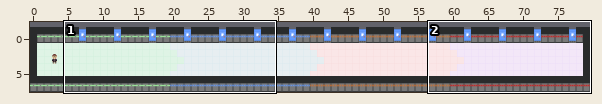
Two states of a Tiled map, Undetected/core/assets/levels/levelselect2 backup.tmx. Above: a wide view before the commit, with the close-up outlined.
Close-up. Before the edit:
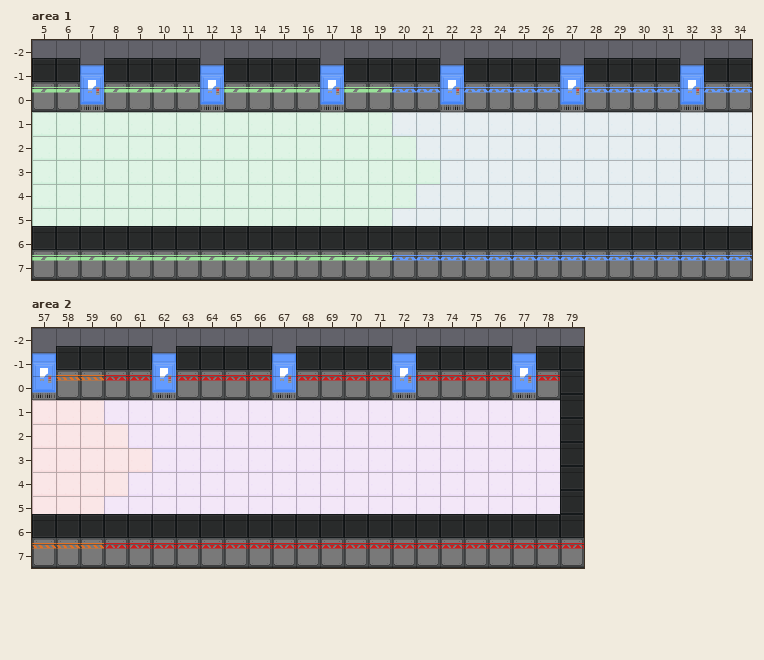
Cells are 32x32 px. Shown: area 1 x 5..34, y -2..7; area 2 x 57..79, y -2..7. The commit also changed other parts of the map, which this record leaves out.
New version:
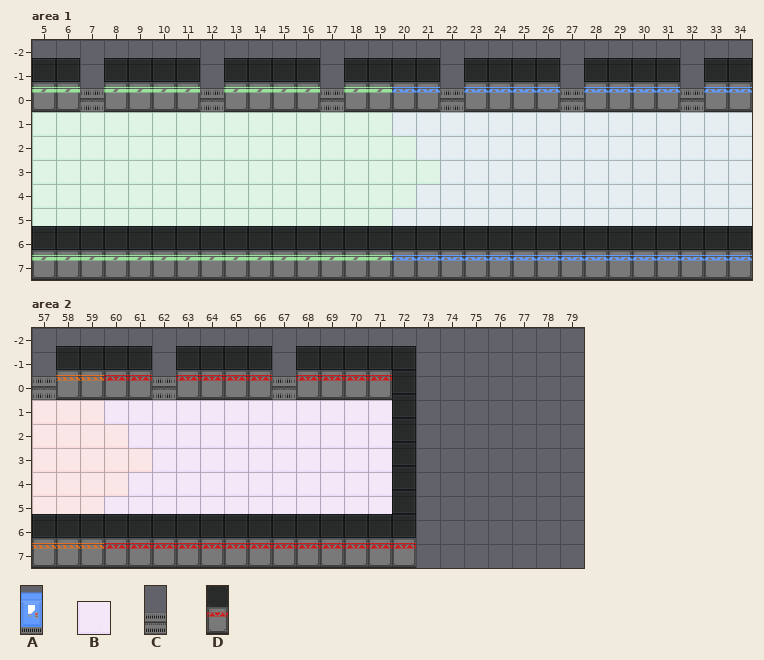
Key: from "DoorClosed": A 0; from "FloorTile": B 3; from "doors": C 207; from "walls": D 3.
_ is an empty cell.
Objects are placed by their top-left corner, in cells (3,4 is the top-left corner of cell 3,4); size is 1x1 cell unless given.
Tiles replaced or removed in this view: B.
Diff:
Changed rows in their new state; . is an unchanged cell.
Layer "Object Layer 1", area 1:
changed: A "door" at 7,-1.2 size 1x2.2 -> C "door" at 7,-1.2 size 1x2.2
changed: A "door" at 12,-1.2 size 1x2.2 -> C "door" at 12,-1.2 size 1x2.2
changed: A "door" at 17,-1.2 size 1x2.2 -> C "door" at 17,-1.2 size 1x2.2
changed: A "door" at 22,-1.2 size 1x2.2 -> C "door" at 22,-1.2 size 1x2.2
changed: A "door" at 27,-1.2 size 1x2.2 -> C "door" at 27,-1.2 size 1x2.2
changed: A "door" at 32,-1.2 size 1x2.2 -> C "door" at 32,-1.2 size 1x2.2
Layer "Tile Layer 1", area 2:
first column x 73:
 0 _______
 1 _______
 2 _______
 3 _______
 4 _______
 5 _______
 6 _______
 7 _______
Layer "Object Layer 1", area 2:
changed: A "door" at 57,-1.2 size 1x2.2 -> C "door" at 57,-1.2 size 1x2.2
changed: A "door" at 62,-1.2 size 1x2.2 -> C "door" at 62,-1.2 size 1x2.2
changed: A "door" at 67,-1.2 size 1x2.2 -> C "door" at 67,-1.2 size 1x2.2
changed: D "horizontal" at 79,-1.2 size 1x2.2 -> D "horizontal" at 72,-1.2 size 1x2.2
changed: D "horizontal" at 79,-0.2 size 1x2.2 -> D "horizontal" at 72,-0.2 size 1x2.2
changed: D "horizontal" at 79,0.8 size 1x2.2 -> D "horizontal" at 72,0.8 size 1x2.2
changed: D "horizontal" at 79,1.8 size 1x2.2 -> D "horizontal" at 72,1.8 size 1x2.2
changed: D "horizontal" at 79,2.8 size 1x2.2 -> D "horizontal" at 72,2.8 size 1x2.2
changed: D "horizontal" at 79,3.8 size 1x2.2 -> D "horizontal" at 72,3.8 size 1x2.2
changed: D "horizontal" at 79,4.8 size 1x2.2 -> D "horizontal" at 72,4.8 size 1x2.2
removed: A "door" at 72,-1.2 size 1x2.2
removed: A "door" at 77,-1.2 size 1x2.2
removed: D "horizontal" at 73,-1.2 size 1x2.2
removed: D "horizontal" at 74,-1.2 size 1x2.2
removed: D "horizontal" at 75,-1.2 size 1x2.2
removed: D "horizontal" at 76,-1.2 size 1x2.2
removed: D "horizontal" at 78,-1.2 size 1x2.2
removed: D "horizontal" at 79,5.8 size 1x2.2
removed: D "horizontal" at 78,5.8 size 1x2.2
removed: D "horizontal" at 74,5.8 size 1x2.2
removed: D "horizontal" at 73,5.8 size 1x2.2
removed: D "horizontal" at 75,5.8 size 1x2.2
removed: D "horizontal" at 76,5.8 size 1x2.2
removed: D "horizontal" at 77,5.8 size 1x2.2
